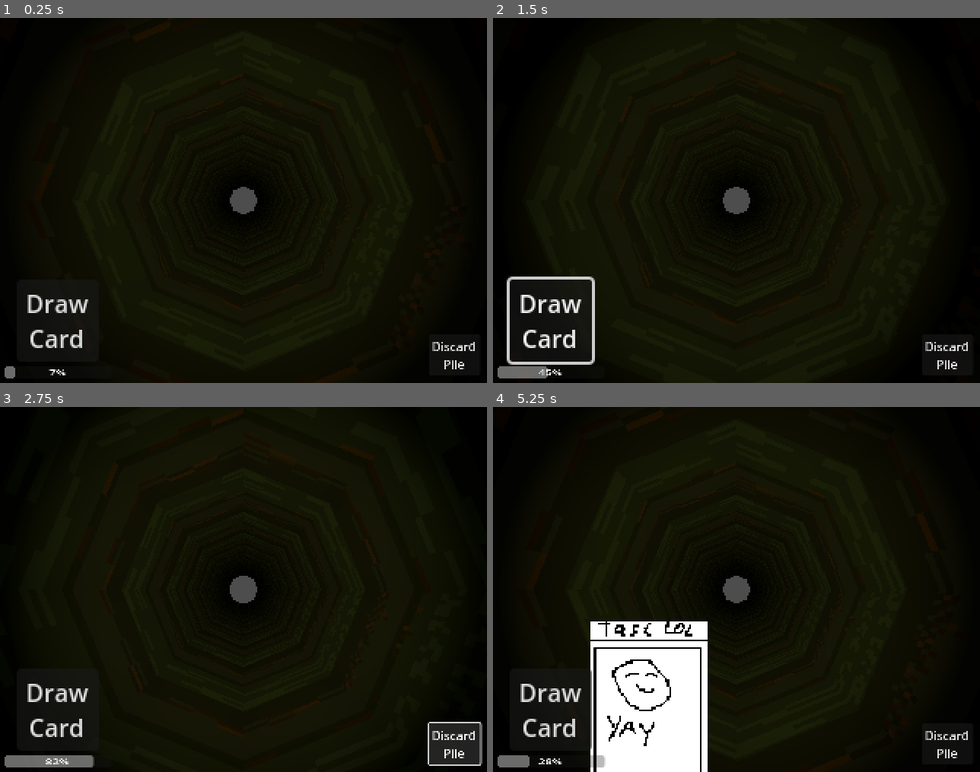
Above: before the commit, frames 1-4 (two rows, left to right).
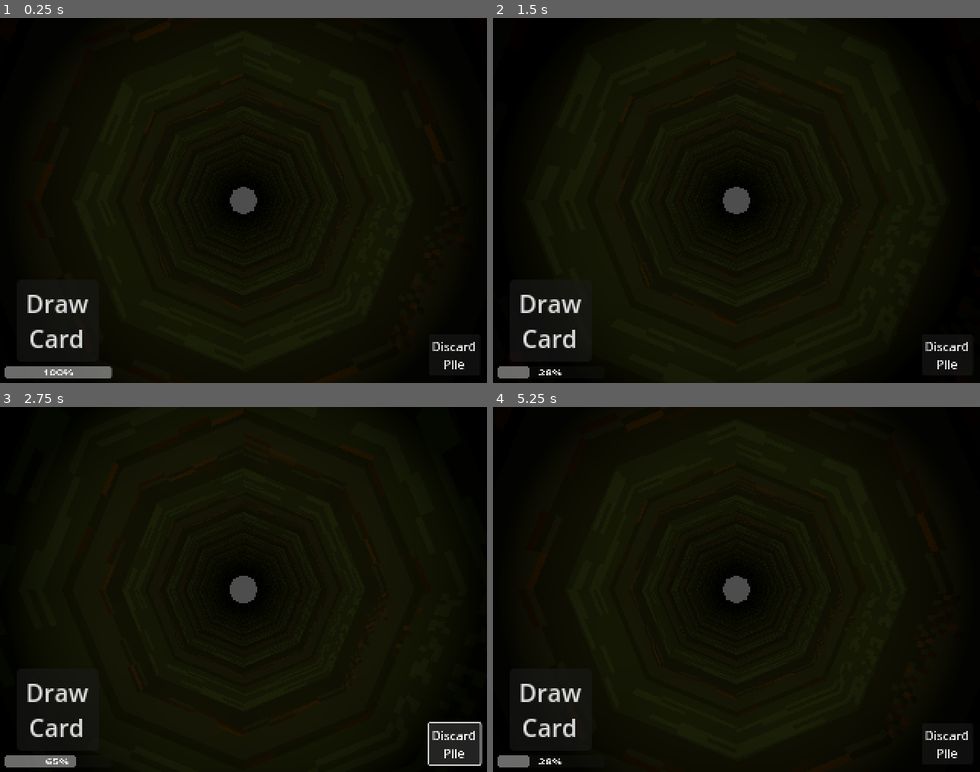
Above: after the commit, the same moments.

Repository: SoulPixelIV/arceus-century
Game: Godot game, scene res://scene.tscn
The game is run twice, just before and just after one commit, with the same random seed, the same clock (stepped at 60 frames per second) and the same inputs.
Inputs (mouse positions are in pixels of both pictures, inside the frame that each line leads up to; where the layout moved, square brackets give the same spot in the first picture):
- Up to frame 1 (0.25 s): no input
- Up to frame 2 (1.5 s): click "Draw Card" at 0.5 s; click (634, 313) at 1.27 s
- Up to frame 3 (2.75 s): click "Discard Pile" at 2 s
- Up to frame 4 (5.25 s): click "Draw Card" at 2.75 s; click "Discard Pile" at 3.5 s; click "Draw Card" at 4.25 s; click (634, 702) [648, 702] at 5 s

The runs differ from the first frame. In frame 1, 0.7% of the frame differs, in the area x 2-24%, y 95-99%; in frame 2, 0.7%; in frame 3, 0.1%; in frame 4, 8.9%, in the area x 20-45%, y 58-100%.

Commit message:
Cards can now be discarded so that new cards can be drawn from the deck

Diff:
--- /dev/null
+++ b/Scenes/card.gdshader
@@ -0,0 +1,94 @@
+// version: 2.0
+// repository: https://github.com/TABmk/godot-2d-shadow-shader
+
+shader_type canvas_item;
+
+uniform bool debug = false;
+uniform float border_scale = 2.0;
+uniform vec2 shadow_offset = vec2(-10.0, -10.0);
+uniform vec4 color : source_color;
+uniform float blur_amount : hint_range(0.0, 5.0) = 0.0;
+uniform float shadow_scale = 1.5;
+uniform bool disable_rotating = false;
+
+varying flat vec4 modulate;
+varying flat float sprite_rotation;
+
+void vertex() {
+    float final_scale = max(border_scale, border_scale * shadow_scale);
+    VERTEX.xy *= vec2(final_scale);
+    modulate = COLOR;
+    sprite_rotation = atan(MODEL_MATRIX[0][1], MODEL_MATRIX[0][0]);
+}
+
+vec4 sample_texture_safe(sampler2D tex, vec2 uv) {
+    return (uv.x < 0.0 || uv.x > 1.0 || uv.y < 0.0 || uv.y > 1.0)
+        ? vec4(0.0)
+        : texture(tex, uv);
+}
+
+vec4 apply_gaussian_blur(sampler2D tex, vec2 uv, vec2 pixel_size) {
+    if (blur_amount <= 0.0) return sample_texture_safe(tex, uv);
+
+    vec4 color_blur = vec4(0.0);
+    float total_weight = 0.0;
+    int kernel_size = int(blur_amount * 3.0);
+
+    for (int x = -kernel_size; x <= kernel_size; x++) {
+        for (int y = -kernel_size; y <= kernel_size; y++) {
+            vec2 blur_offset = vec2(float(x), float(y)) * pixel_size;
+            float weight = exp(-0.5 * (float(x * x + y * y)) / (blur_amount * blur_amount));
+            color_blur += sample_texture_safe(tex, uv + blur_offset) * weight;
+            total_weight += weight;
+        }
+    }
+
+    return total_weight > 0.0 ? color_blur / total_weight : vec4(0.0);
+}
+
+vec2 rotate_point(vec2 point, float angle) {
+    float s = sin(angle);
+    float c = cos(angle);
+    return vec2(
+        point.x * c - point.y * s,
+        point.x * s + point.y * c
+    );
+}
+
+float calculate_fade(float coord, float scale) {
+    if (coord < 0.0) {
+        return 1.0 + (coord / (scale - 1.0));
+    } else if (coord > 1.0) {
+        return 1.0 - ((coord - 1.0) / (scale - 1.0));
+    }
+    return 1.0;
+}
+
+vec4 process_texture(vec2 uv, sampler2D tex, bool is_main, vec2 pixel_size) {
+    if (is_main) {
+        return sample_texture_safe(tex, uv) * modulate;
+    }
+
+    vec4 blurred = apply_gaussian_blur(tex, uv, pixel_size);
+    float fade_x = calculate_fade(uv.x, shadow_scale);
+    float fade_y = calculate_fade(uv.y, shadow_scale);
+    float fade = smoothstep(0.0, 1.0, min(fade_x, fade_y));
+
+    return vec4(color.rgb, (blurred.a - (1.0 - color.a)) * modulate.a * fade);
+}
+
+void fragment() {
+    float final_scale = max(border_scale, border_scale * shadow_scale);
+    vec2 scaled_uv = UV * final_scale - (0.5 * (final_scale - 1.0));
+
+    vec4 main_texture = process_texture(scaled_uv, TEXTURE, true, TEXTURE_PIXEL_SIZE);
+
+    vec2 adjusted_offset = disable_rotating ? shadow_offset : rotate_point(shadow_offset, -sprite_rotation);
+    vec2 shadow_uv = scaled_uv + adjusted_offset * TEXTURE_PIXEL_SIZE;
+
+    vec4 shadow = process_texture(shadow_uv, TEXTURE, false, TEXTURE_PIXEL_SIZE);
+
+    vec4 res = mix(shadow, main_texture, main_texture.a);
+	vec4 debug_layer = vec4(1.0, 0.0, 0.0, 0.3);
+	COLOR = mix(debug ? debug_layer : res, res, res.a);
+}
--- a/Scenes/card.tscn
+++ b/Scenes/card.tscn
@@ -4,12 +4,13 @@
 [ext_resource type="Script" uid="uid://chpljbacrmsgy" path="res://Scripts/card.gd" id="2_wf8id"]
 
 [node name="Card" type="TextureButton"]
-offset_left = 121.0
-offset_top = 149.0
-offset_right = 185.0
-offset_bottom = 239.0
+offset_left = 132.0
+offset_top = 77.0
+offset_right = 196.0
+offset_bottom = 167.0
 texture_normal = ExtResource("1_0qqmn")
 script = ExtResource("2_wf8id")
 
+[connection signal="button_down" from="." to="." method="_on_button_down"]
 [connection signal="mouse_entered" from="." to="." method="_on_mouse_entered"]
 [connection signal="mouse_exited" from="." to="." method="_on_mouse_exited"]
--- a/Scripts/card.gd
+++ b/Scripts/card.gd
@@ -1,4 +1,7 @@
 extends TextureButton
+
+var handPos = 0
+var card_ui_parent = null
 
 func _ready() -> void:
 	pivot_offset = size / 2
@@ -8,3 +11,7 @@
 
 func _on_mouse_exited() -> void:
 	scale = Vector2(1, 1)
+
+func _on_button_down() -> void:
+	card_ui_parent.cardSlots[handPos] = 0
+	queue_free()
--- a/Scripts/card_ui.gd
+++ b/Scripts/card_ui.gd
@@ -1,27 +1,37 @@
 extends Control
 
-@export var numberOfCards = 0
-@export var maxNumberOfCards = 5
 @export var cardTimerSpeed = 30
 
 var card = preload("res://Scenes/card.tscn")
+var maxNumberOfCards = 5
+var cardSlots = [0, 0, 0, 0, 0]
+var currCardNum = 0
 @onready var card_container = $CardContainer
 @onready var timer_bar = $TimerBar
 
 func _ready() -> void:
-	timer_bar.value = 0
+	timer_bar.value = 100
 
 func _process(delta: float) -> void:
 	if timer_bar.value < 100:
 		timer_bar.value += delta * cardTimerSpeed
 
 func initiateCard() -> void:
-	numberOfCards += 1
-	timer_bar.value = 0
-	var spawnedCard = card.instantiate()
-	spawnedCard.position = Vector2(30 + 40 * numberOfCards, 150)
-	card_container.add_child(spawnedCard)
+	currCardNum = 0
+	for i in range(cardSlots.size()):
+		if cardSlots[i] == 0:
+			cardSlots[i] = 1
+			break
+		currCardNum += 1
+
+	if currCardNum < 5:
+		timer_bar.value = 0
+		var spawnedCard = card.instantiate()
+		spawnedCard.card_ui_parent = self
+		spawnedCard.handPos = currCardNum
+		spawnedCard.position = Vector2(60 + 40 * currCardNum, 150)
+		card_container.add_child(spawnedCard)
 
 func _on_draw_card_button_pressed() -> void:
-	if numberOfCards < maxNumberOfCards and timer_bar.value == 100.0:
+	if timer_bar.value == 100.0:
 		initiateCard()
Not shown, added: Scenes/card.gdshader.uid
